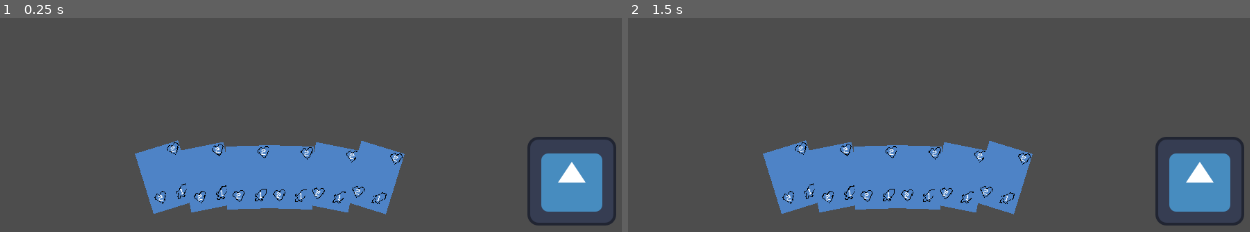
Above: before the commit, frames 1-2 (left to right).
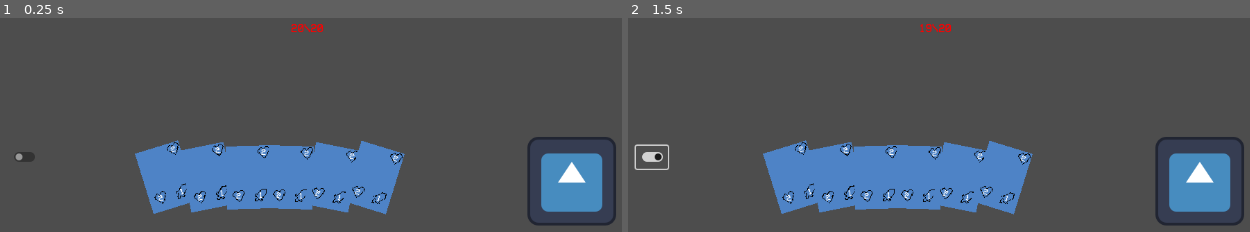
Above: after the commit, the same moments.

Repository: CraftMaster07/MonsterCardsClone
Game: Godot game, scene res://Scenes/board.tscn
Same seed, same stepped clock (60 frames per second), same inputs: the game is played once before the commit and once after it. The engine's default icon, where the game draws it, is replaced by a stand-in: a white triangle on a blue panel in a dark square.
Inputs (mouse positions are in pixels of both pictures, inside the frame that each line leads up to):
- Up to frame 1 (0.25 s): no input
- Up to frame 2 (1.5 s): click (795, 176) at 0.5 s; click (652, 157) at 1.27 s

The runs differ from the first frame. In frame 1, 0.2% of the frame differs, in the area x 2-52%, y 2-67%; in frame 2, 0.4%, in the area x 0-52%, y 2-72%.

Commit message:
added player health

Diff:
--- a/monster-cards-clone/Scenes/board.tscn
+++ b/monster-cards-clone/Scenes/board.tscn
@@ -2,8 +2,8 @@
 
 [ext_resource type="Script" uid="uid://ctku11dgwh5at" path="res://scripts/board.gd" id="1_xiot5"]
 [ext_resource type="Script" uid="uid://cvdji822ocox7" path="res://scripts/hand.gd" id="2_8qlpv"]
-[ext_resource type="PackedScene" uid="uid://d2efqpfk6vwcm" path="res://Scenes/card.tscn" id="3_13nbw"]
 [ext_resource type="Texture2D" uid="uid://cjn63si50nhet" path="res://icon.svg" id="4_cp8jt"]
+[ext_resource type="PackedScene" uid="uid://syfm2kspvm70" path="res://scenes/player.tscn" id="5_dxjtj"]
 
 [sub_resource type="Curve" id="Curve_fv4ni"]
 _data = [Vector2(0, 0), 0.0, 1.0, 0, 1, Vector2(1, 1), 1.0, 0.0, 1, 0]
@@ -35,8 +35,18 @@
 HAND_WIDTH = 300.0
 HAND_HEIGHT = 0.0
 
-[node name="Card" parent="HandLayer/Hand" instance=ExtResource("3_13nbw")]
-
 [node name="Icon" type="Sprite2D" parent="."]
 position = Vector2(420, 229)
 texture = ExtResource("4_cp8jt")
+
+[node name="PlayerHandler" parent="." instance=ExtResource("5_dxjtj")]
+
+[node name="DamageButton" type="CheckButton" parent="."]
+offset_left = -393.0
+offset_top = 178.0
+offset_right = -347.0
+offset_bottom = 211.0
+
+[connection signal="toggled" from="DamageButton" to="PlayerHandler" method="_on_check_button_toggled"]
+
+[editable path="PlayerHandler"]
--- a/monster-cards-clone/Scenes/player.tscn
+++ b/monster-cards-clone/Scenes/player.tscn
@@ -1,3 +1,17 @@
-[gd_scene format=3 uid="uid://syfm2kspvm70"]
+[gd_scene load_steps=4 format=3 uid="uid://syfm2kspvm70"]
 
-[node name="PlayerHandler" type="Node2D"]
+[ext_resource type="Script" uid="uid://dctl127afbmmj" path="res://scripts/player.gd" id="1_3vyb7"]
+[ext_resource type="FontFile" uid="uid://b13kiadbfhetg" path="res://assets/fonts/VCR_OSD_MONO_1.001.ttf" id="2_g2els"]
+
+[sub_resource type="LabelSettings" id="LabelSettings_3vyb7"]
+font = ExtResource("2_g2els")
+font_color = Color(1, 0, 0, 1)
+
+[node name="PlayerHandler" type="Node"]
+script = ExtResource("1_3vyb7")
+
+[node name="HealthLabel" type="Label" parent="."]
+offset_right = 78.0
+offset_bottom = 23.0
+label_settings = SubResource("LabelSettings_3vyb7")
+horizontal_alignment = 1
--- a/monster-cards-clone/scripts/board.gd
+++ b/monster-cards-clone/scripts/board.gd
@@ -2,6 +2,7 @@
 
 var selected_card : Card
 @onready var hand := $HandLayer/Hand
+@onready var player_handler := $PlayerHandler
 
 @onready var select_stream : AudioStream = load("res://assets/audio/sounds/select.mp3")
 @onready var deselect_stream : AudioStream = load("res://assets/audio/sounds/deselect.mp3")
@@ -9,6 +10,7 @@
 func _ready() -> void:
 	for card in hand.get_children():
 		card.connect("card_selected", select_card)
+	player_handler.__init__()
 
 func _process(_delta: float) -> void:
 	#print(selected_card)
--- a/monster-cards-clone/scripts/hand.gd
+++ b/monster-cards-clone/scripts/hand.gd
@@ -12,7 +12,7 @@
 
 # Called when the node enters the scene tree for the first time.
 func _ready() -> void:
-	add_cards(5)
+	add_cards(6)
 	order_cards()
 
 
--- /dev/null
+++ b/monster-cards-clone/scripts/player.gd
@@ -0,0 +1,22 @@
+extends Node
+
+var STARTING_HEALTH = 20
+@export var health : int = STARTING_HEALTH
+
+@onready var label: Label = $HealthLabel
+
+func __init__():
+    label.text = str(health) + "\\" + str(STARTING_HEALTH)
+
+func hit() -> void:
+    print("ouch!")
+    _decrease_health(1)
+
+func _decrease_health(_amount: int) -> void:
+    health -= _amount
+    label.text = str(health) + "\\" + str(STARTING_HEALTH)
+
+
+func _on_check_button_toggled(toggled_on: bool) -> void:
+    if toggled_on:
+        hit()
Not shown, added: monster-cards-clone/scripts/player.gd.uid
